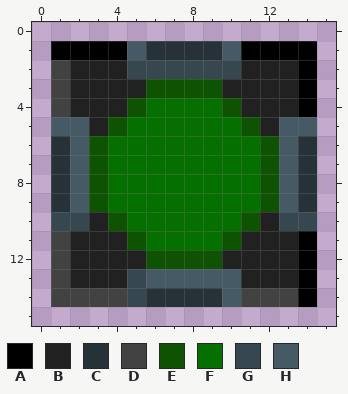
A pixel-art sprite gets an edit: data/gfx/world-obj/basic-splitter.png. This is how it looked before the edit.
The file is 16x16 pixels.
Palette (. is transparent): A #000000  B #212121  C #263238  D #424242  E #0d5302  F #056f00  G #37474f  H #455a64
Now the later version:
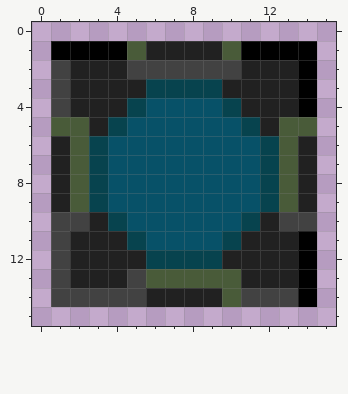
The edit:
colour E: #0d5302 -> #07434e
colour F: #056f00 -> #075168
colour H: #455a64 -> #495b39
Changed rows in their new state; - is a pixel that keeps its letter.
first column x 5:
 1 -BBBB-
 2 DDDDDD
first column x 1:
 6 B------------B
 7 B------------B
 8 B------------B
 9 B------------B
10 DD----------DD
13 ----D---------
14 ----DBBBB-----
Pixel boxes of the changes (left, top, right, bottom) in both pictures:
changed: (51, 41, 317, 307)
